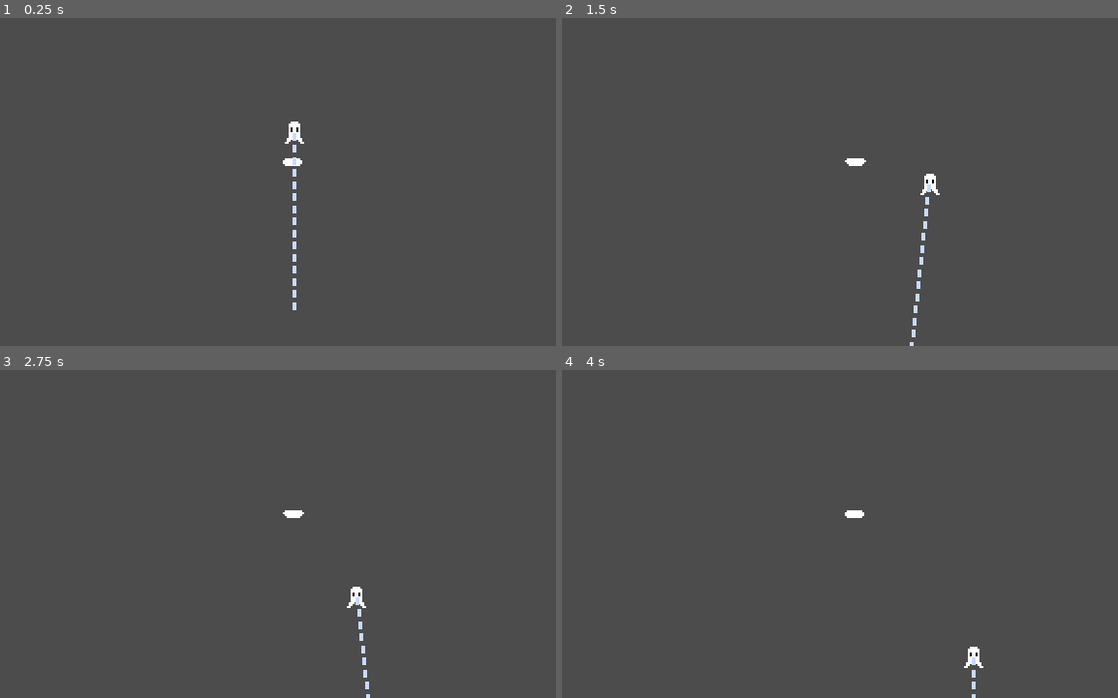
Above: before the commit, frames 1-4 (two rows, left to right).
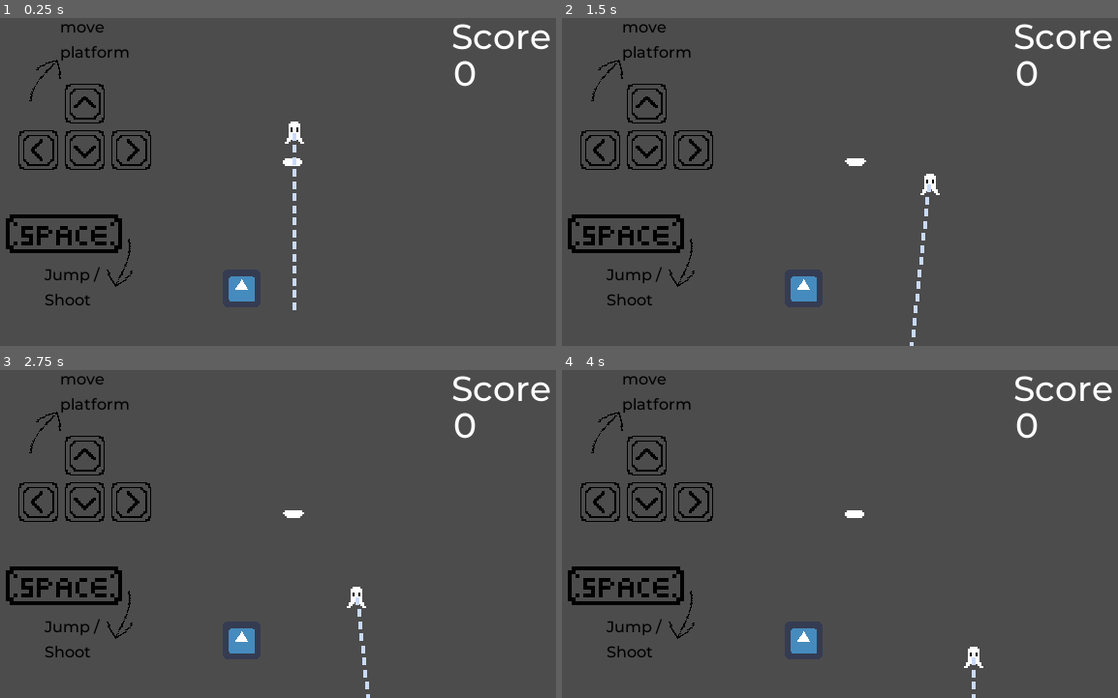
Above: after the commit, the same moments.

Repository: inddrrr/astral-tower
Game: Godot game, scene res://Scenes/World.tscn
Same seed, same stepped clock (60 frames per second), same inputs: the game is played once before the commit and once after it. Before the commit the project has no main scene; this scene is started directly in both runs. The engine's default icon, where the game draws it, is replaced by a stand-in: a white triangle on a blue panel in a dark square.
Inputs:
- Up to frame 1 (0.25 s): no input
- Up to frame 2 (1.5 s): hold D (move_right) from 0.53 s (still down); tap Space (jump) at 0.77 s
- Up to frame 3 (2.75 s): tap Space (jump) at 1.52 s; release D (move_right) at 2.03 s; hold A (move_left) from 2.03 s (still down)
- Up to frame 4 (4 s): release A (move_left) at 2.78 s; hold D (move_right) from 2.78 s (still down); tap Space (jump) at 3.02, 3.77 s

The runs differ from the first frame. In frame 1, 3.6% of the frame differs, in the area x 1-99%, y 1-88%; in frame 2, 3.6%; in frame 3, 3.6%; in frame 4, 3.6%.

Commit message:
feat: add turoial and score scene

Diff:
--- /dev/null
+++ b/Astral Tower/Scenes/DummyEnemy.tscn
@@ -0,0 +1,17 @@
+[gd_scene load_steps=3 format=2]
+
+[ext_resource path="res://icon.png" type="Texture" id=1]
+
+[sub_resource type="RectangleShape2D" id=1]
+extents = Vector2( 8.5, 9 )
+
+[node name="DummyEnemy" type="Area2D"]
+
+[node name="Icon" type="Sprite" parent="."]
+position = Vector2( 155.7, 136.2 )
+scale = Vector2( 0.3, 0.3 )
+texture = ExtResource( 1 )
+
+[node name="CollisionShape2D" type="CollisionShape2D" parent="."]
+position = Vector2( 155.5, 136 )
+shape = SubResource( 1 )
--- /dev/null
+++ b/Astral Tower/Scenes/Score.tscn
@@ -0,0 +1,30 @@
+[gd_scene load_steps=5 format=2]
+
+[ext_resource path="res://Fonts/Montserrat-Medium.ttf" type="DynamicFontData" id=1]
+[ext_resource path="res://Scripts/ScoreValue.gd" type="Script" id=2]
+
+[sub_resource type="DynamicFont" id=1]
+size = 18
+font_data = ExtResource( 1 )
+
+[sub_resource type="Theme" id=2]
+default_font = SubResource( 1 )
+
+[node name="Score" type="Node2D"]
+
+[node name="ScoreText" type="Label" parent="."]
+margin_left = 234.0
+margin_top = 9.0
+margin_right = 305.0
+margin_bottom = 32.0
+theme = SubResource( 2 )
+text = "Score"
+
+[node name="ScoreValue" type="Label" parent="."]
+margin_left = 235.0
+margin_top = 28.0
+margin_right = 283.0
+margin_bottom = 51.0
+theme = SubResource( 2 )
+text = "0"
+script = ExtResource( 2 )
--- /dev/null
+++ b/Astral Tower/Scenes/Tutorial.tscn
@@ -0,0 +1,75 @@
+[gd_scene load_steps=10 format=2]
+
+[ext_resource path="res://Images/tutorial/arrow_down.png" type="Texture" id=1]
+[ext_resource path="res://Images/tutorial/arrow_right.png" type="Texture" id=2]
+[ext_resource path="res://Images/tutorial/space.png" type="Texture" id=3]
+[ext_resource path="res://Images/tutorial/arrow_up.png" type="Texture" id=4]
+[ext_resource path="res://Images/tutorial/arrow.png" type="Texture" id=5]
+[ext_resource path="res://Images/tutorial/arrow_left.png" type="Texture" id=6]
+[ext_resource path="res://Fonts/Montserrat-Medium.ttf" type="DynamicFontData" id=7]
+
+[sub_resource type="DynamicFont" id=1]
+size = 8
+font_data = ExtResource( 7 )
+
+[sub_resource type="Theme" id=2]
+default_font = SubResource( 1 )
+
+[node name="Tutorial" type="Node2D"]
+
+[node name="ArrowLeft" type="Sprite" parent="."]
+position = Vector2( 20.8, 76.8 )
+scale = Vector2( 0.8, 0.8 )
+texture = ExtResource( 6 )
+
+[node name="ArrowDown" type="Sprite" parent="."]
+position = Vector2( 44.8, 76.8 )
+scale = Vector2( 0.8, 0.8 )
+texture = ExtResource( 1 )
+
+[node name="ArrowUp" type="Sprite" parent="."]
+position = Vector2( 44.8, 52.8 )
+scale = Vector2( 0.8, 0.8 )
+texture = ExtResource( 4 )
+
+[node name="ArrowRight" type="Sprite" parent="."]
+position = Vector2( 68.8, 76.8 )
+scale = Vector2( 0.8, 0.8 )
+texture = ExtResource( 2 )
+
+[node name="Space" type="Sprite" parent="."]
+position = Vector2( 34, 120 )
+scale = Vector2( 2, 2 )
+texture = ExtResource( 3 )
+
+[node name="Arrow" type="Sprite" parent="."]
+position = Vector2( 64, 136 )
+rotation = 2.57295
+scale = Vector2( 0.752045, 0.658058 )
+texture = ExtResource( 5 )
+
+[node name="Arrow2" type="Sprite" parent="."]
+position = Vector2( 24, 40 )
+rotation = -0.261799
+scale = Vector2( 0.752045, 0.658058 )
+texture = ExtResource( 5 )
+
+[node name="Label" type="Label" parent="."]
+modulate = Color( 0, 0, 0, 1 )
+margin_left = 24.0
+margin_top = 136.0
+margin_right = 65.0
+margin_bottom = 167.0
+theme = SubResource( 2 )
+text = "Jump /
+Shoot"
+
+[node name="Label2" type="Label" parent="."]
+modulate = Color( 0, 0, 0, 1 )
+margin_left = 32.0
+margin_top = 8.0
+margin_right = 66.0
+margin_bottom = 33.0
+theme = SubResource( 2 )
+text = "move
+platform"
--- a/Astral Tower/Scenes/World.tscn
+++ b/Astral Tower/Scenes/World.tscn
@@ -1,7 +1,12 @@
-[gd_scene load_steps=5 format=2]
+[gd_scene load_steps=10 format=2]
 
 [ext_resource path="res://Scenes/Player.tscn" type="PackedScene" id=1]
 [ext_resource path="res://Scenes/Platform.tscn" type="PackedScene" id=2]
+[ext_resource path="res://Scenes/Tutorial.tscn" type="PackedScene" id=3]
+[ext_resource path="res://Scenes/Score.tscn" type="PackedScene" id=4]
+[ext_resource path="res://Scripts/DummyEnemy.gd" type="Script" id=5]
+[ext_resource path="res://Scenes/DummyEnemy.tscn" type="PackedScene" id=6]
+[ext_resource path="res://Scripts/World.gd" type="Script" id=7]
 
 [sub_resource type="RectangleShape2D" id=1]
 extents = Vector2( 3.5, 111 )
@@ -10,12 +15,22 @@
 extents = Vector2( 56, 10 )
 
 [node name="World" type="Node2D"]
+script = ExtResource( 7 )
+
+[node name="Score" parent="." instance=ExtResource( 4 )]
+
+[node name="Tutorial" parent="." instance=ExtResource( 3 )]
+position = Vector2( 0, 2 )
 
 [node name="Platform" parent="." instance=ExtResource( 2 )]
 position = Vector2( 152, 79 )
 
 [node name="Player" parent="." instance=ExtResource( 1 )]
 position = Vector2( 153, 61 )
+
+[node name="DummyEnemy" parent="." instance=ExtResource( 6 )]
+position = Vector2( -30, 14 )
+script = ExtResource( 5 )
 
 [node name="Wall" type="StaticBody2D" parent="."]
 
--- /dev/null
+++ b/Astral Tower/Scripts/DummyEnemy.gd
@@ -0,0 +1,15 @@
+extends Area2D
+
+signal enemy_defeated
+
+
+# Called when the node enters the scene tree for the first time.
+func _ready():
+	# self.connect("body_entered", self, "_on_area_entered") # if bullet is node
+	self.connect("area_entered", self, "_on_area_entered") # if bullet is area
+
+
+func _on_area_entered(body: Area2D):
+	if (body.name.begins_with('@Bullet@')):
+		self.queue_free()
+		self.emit_signal("enemy_defeated")
--- /dev/null
+++ b/Astral Tower/Scripts/ScoreValue.gd
@@ -0,0 +1,13 @@
+extends Label
+
+
+var score = 0
+
+func _ready():
+	pass
+
+# Called when the node enters the scene tree for the first time.
+func on_enemy_killed():
+	print("killed")
+	score += 1
+	text = "%s" % score
--- /dev/null
+++ b/Astral Tower/Scripts/World.gd
@@ -0,0 +1,4 @@
+extends Node2D
+
+func _ready():
+	$DummyEnemy.connect("enemy_defeated", $Score/ScoreValue, "on_enemy_killed")
--- a/Astral Tower/project.godot
+++ b/Astral Tower/project.godot
@@ -11,6 +11,7 @@
 [application]
 
 config/name="Astral Tower"
+run/main_scene="res://Scenes/World.tscn"
 config/icon="res://icon.png"
 
 [display]
Binary file added: Astral Tower/Fonts/Montserrat-Medium.ttf
Binary file added: Astral Tower/Images/tutorial/arrow.png
Not shown, added: Astral Tower/Images/tutorial/arrow.png.import
Binary file added: Astral Tower/Images/tutorial/arrow_down.png
Not shown, added: Astral Tower/Images/tutorial/arrow_down.png.import
Binary file added: Astral Tower/Images/tutorial/arrow_left.png
Not shown, added: Astral Tower/Images/tutorial/arrow_left.png.import
Binary file added: Astral Tower/Images/tutorial/arrow_right.png
Not shown, added: Astral Tower/Images/tutorial/arrow_right.png.import
Binary file added: Astral Tower/Images/tutorial/arrow_up.png
Not shown, added: Astral Tower/Images/tutorial/arrow_up.png.import
Binary file added: Astral Tower/Images/tutorial/space.png
(and 1 more such lines)
